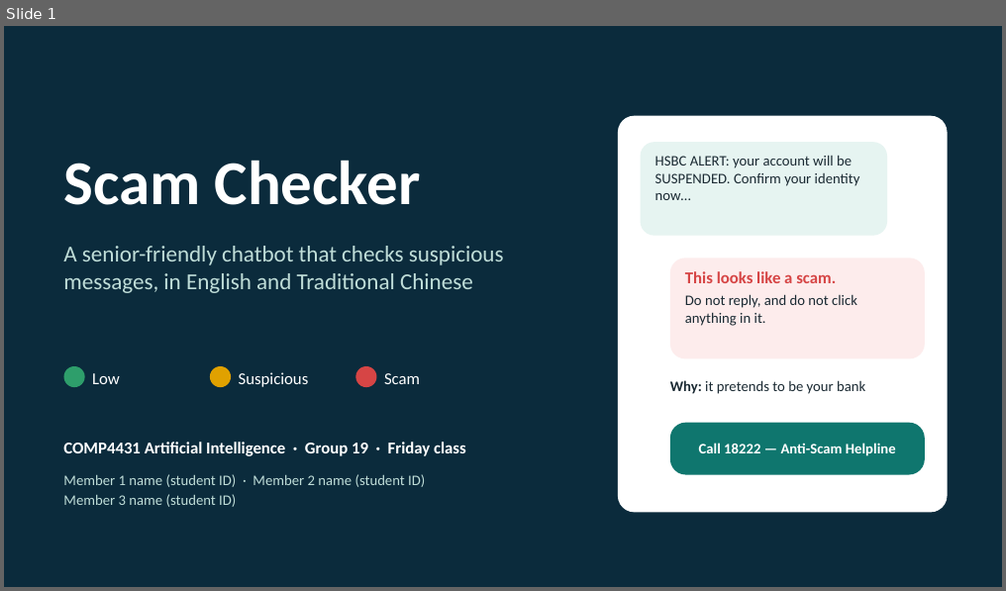
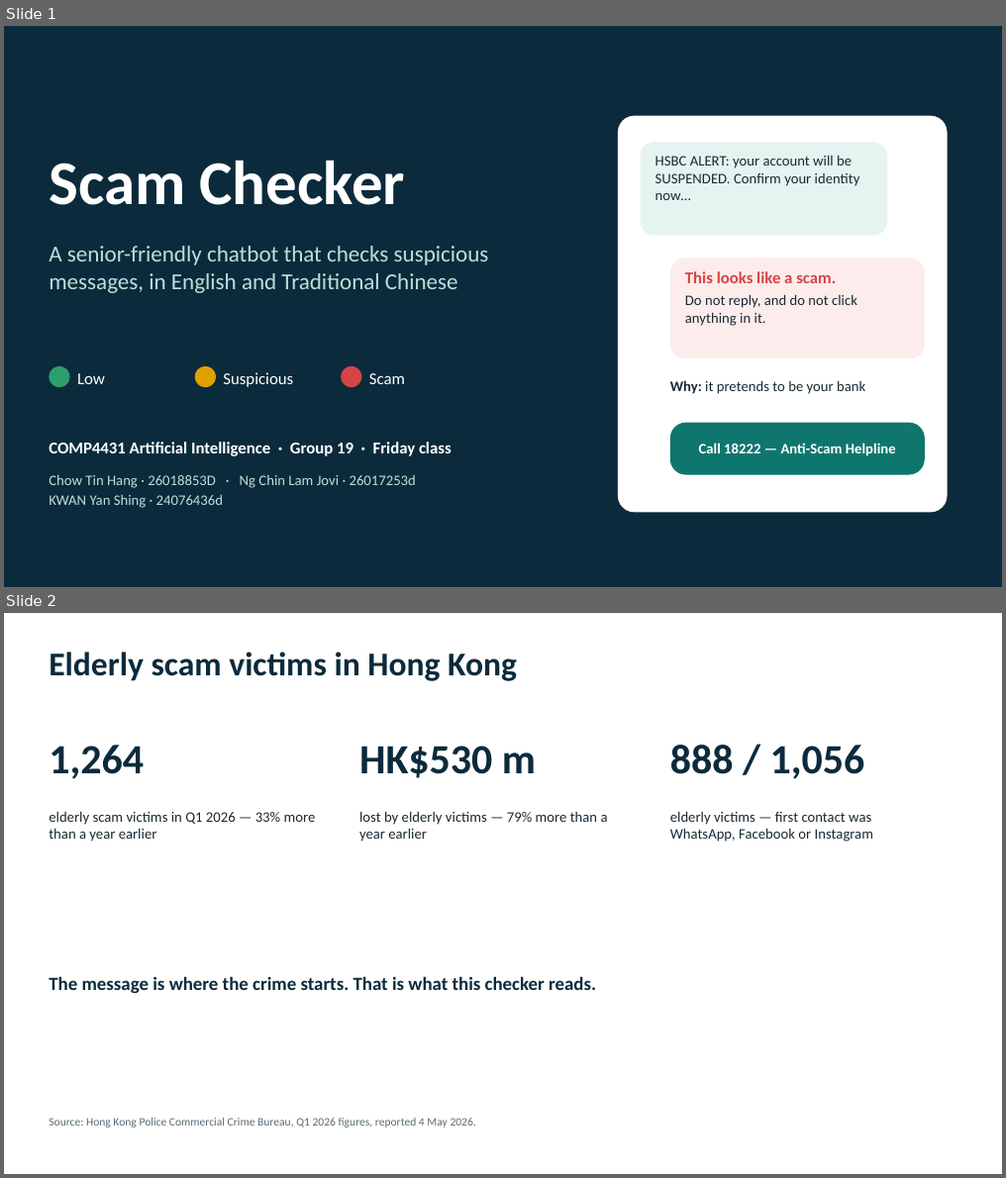
Before and after one commit to NCLJovi/COMP4431Grp19, a slide deck: docs/presentation/Scam_Checker_Group19.pptx. Shown one above the other, each under a label of ours: slide 1 before the commit, slides 1 and 2 after it. The pictures are 1006x591 and 1006x1178 pixels, drawn with LibreOffice and Linux fonts; fonts in the diff are those of the drawing. Boxes give left, top, right and bottom in pixels: in the first picture for what was removed or moved away, otherwise in the second. Text is boxed around its words. In the diff, an @@ line names an element or a change of style, - is before the commit and + after.

```diff
--- a/docs/presentation/Scam_Checker_Group19.pptx
+++ b/docs/presentation/Scam_Checker_Group19.pptx
@@ slide 2 added at (x1=4, y1=613, x2=1002, y2=1174), background #FFFFFF @@
@@ text added at (x1=49, y1=652, x2=517, y2=681), 32 pt, text #0B2B3C, bold @@
+Elderly scam victims in Hong Kong
@@ text added at (x1=49, y1=745, x2=144, y2=779), 40 pt, text #0B2B3C, bold @@
+1,264
@@ text added at (x1=359, y1=746, x2=536, y2=778), 40 pt, text #0B2B3C, bold @@
+HK$530 m
@@ text added at (x1=670, y1=745, x2=865, y2=779), 40 pt, text #0B2B3C, bold @@
+888 / 1,056
@@ text added at (x1=49, y1=811, x2=316, y2=842), 14 pt, text #1B2A33 @@
+elderly scam victims in Q1 2026 — 33% more than a year earlier
@@ text added at (x1=359, y1=811, x2=608, y2=842), 14 pt, text #1B2A33 @@
+lost by elderly victims — 79% more than a year earlier
@@ text added at (x1=670, y1=811, x2=873, y2=842), 14 pt, text #1B2A33 @@
+elderly victims — first contact was WhatsApp, Facebook or Instagram
@@ text added at (x1=49, y1=976, x2=596, y2=994), 18 pt, text #0B2B3C, bold @@
+The message is where the crime starts. That is what this checker reads.
@@ text added at (x1=49, y1=1118, x2=476, y2=1128), 11 pt, text #5B6B75 @@
+Source: Hong Kong Police Commercial Crime Bureau, Q1 2026 figures, reported 4 May 2026.
@@ slide 1 changed as well @@
@@ 6 texts, 3 ellipses moved together from (x1=63, y1=160, x2=504, y2=457) to (x1=49, y1=160, x2=489, y2=457) @@
@@ text at (x1=49, y1=475, x2=416, y2=508): text changed @@
-Member 1 name (student ID) · Member 2 name (student ID)
-Member 3 name (student ID)
+Chow Tin Hang · 26018853D · Ng Chin Lam Jovi · 26017253d
+KWAN Yan Shing · 24076436d
```
Also in this commit, not shown: 6 other slides changed, 2 other slides added.
